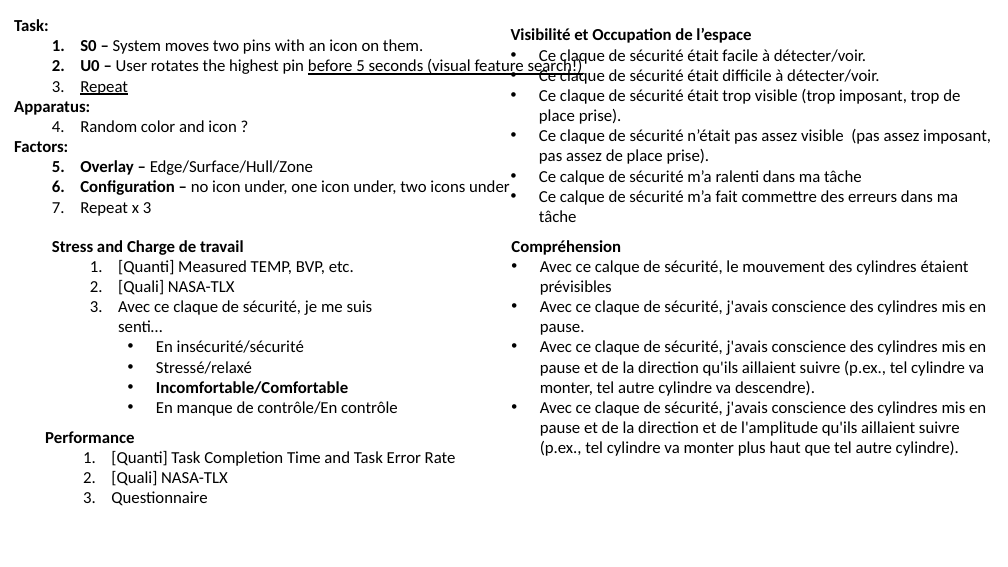
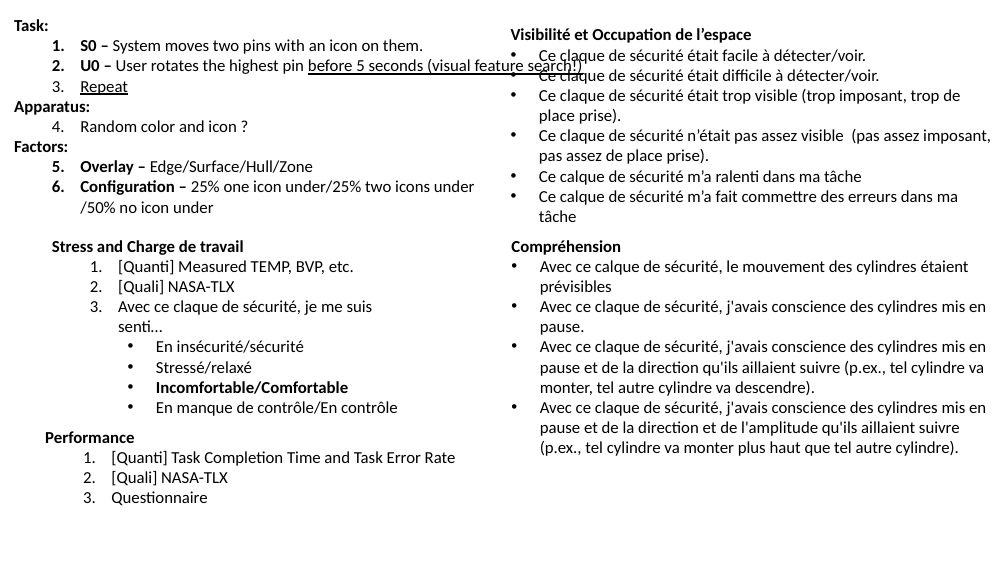
Before and after one commit to maximedaniel/ExpandDialSticks, a slide deck: slide 14 of study2.pptx (slide 2 before the commit). Drawn at 1008x567 pixels with LibreOffice and Linux fonts; fonts in the diff are those of the drawing. Boxes give left, top, right and bottom in pixels: in the first picture for what was removed or moved away, otherwise in the second. Text is boxed around its words. In the diff, an @@ line names an element or a change of style, - is before the commit and + after.

```diff
--- a/study2.pptx
+++ b/study2.pptx
@@ text at (x1=80, y1=180, x2=475, y2=214): text changed @@
-  2. Configuration – no icon under, one icon under, two icons under
-  3. Repeat x 3
+  2. Configuration – 25% one icon under/25% two icons under
+     /50% no icon under
```
Also in this commit, not shown: 1 other slide changed, 12 slides added, 2 slides removed, 6 other files.
